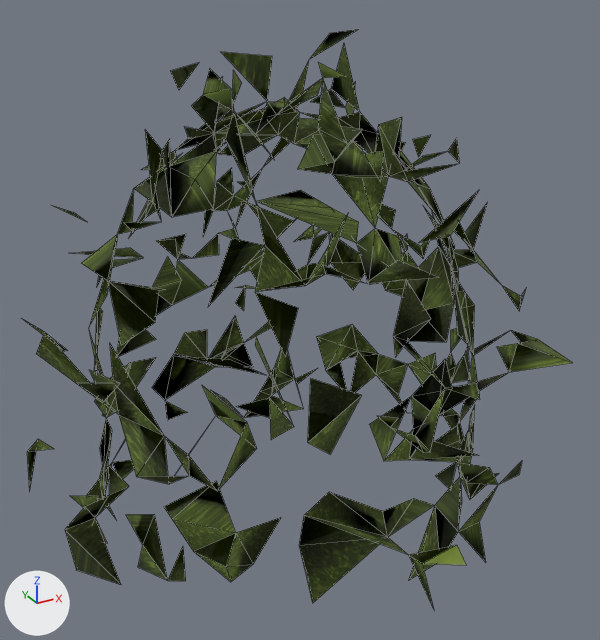
An edit to the glTF model public/assets/models/tripo/bush.glb, drawn before and after from the same camera.
Before and after are seen from a 50 mm camera at (-0.581, -1.119, 0.967) aimed at (0.011, -0.043, 0.429). Arrows for +X, +Y and +Z are at lower left; the lights stay in place. The picture after the commit comes second. Mesh edges are drawn as thin lines. Where no turn or scale is listed for an object, it has been applied to the vertices. Vertices at exactly the same position are counted once.

Before the edit, the objects in view are built like this:
```python
me_tripo_mesh_d30353a6_3213_4df1_951e_bf0dc3fd0e3e = bpy.data.meshes.new('tripo_mesh_d30353a6-3213-4df1-951e-bf0dc3fd0e3e')
me_tripo_mesh_d30353a6_3213_4df1_951e_bf0dc3fd0e3e.from_pydata(...)  # 519 vertices, 526 faces; spans x -0.428..0.428, y -0.429..0.429, z -0.414..0.414
me_tripo_mesh_d30353a6_3213_4df1_951e_bf0dc3fd0e3e.materials.append(mat_tripo_mat_d30353a6_3213_4df1_951e_bf0dc3fd0e3e)
ob_tripo_node_d30353a6_3213_4df1_951e_bf0dc3fd0e3e = bpy.data.objects.new('tripo_node_d30353a6-3213-4df1-951e-bf0dc3fd0e3e', me_tripo_mesh_d30353a6_3213_4df1_951e_bf0dc3fd0e3e)
ob_tripo_node_d30353a6_3213_4df1_951e_bf0dc3fd0e3e.location = (-0.005, -0.025, 0.45)
```
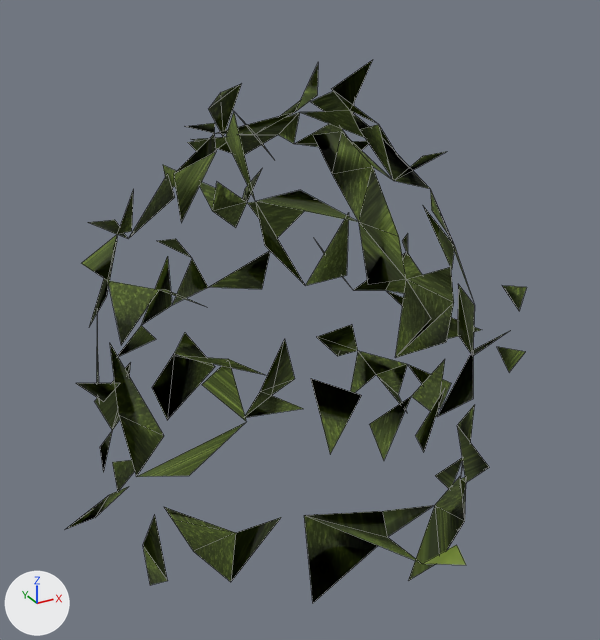
Where the newer file only moved an object's origin or applied its transform, the numbers keep the older frame.

Location of each change, [x1, y1, x2, y2] in pixels of the pictures (600 x 640 px):
'tripo_node_d30353a6-3213-4df1-951e-bf0dc3fd0e3e', reshaped (16% narrower, 6% shorter): before [23, 29, 573, 609]; after [66, 60, 527, 603]
part 1 of me_tripo_mesh_d30353a6_3213_4df1_951e_bf0dc3fd0e3e, deleted: before [27, 63, 479, 490]
part 2 of me_tripo_mesh_d30353a6_3213_4df1_951e_bf0dc3fd0e3e, cut back: before [23, 29, 573, 609]; after [88, 60, 525, 554]
part 3 of me_tripo_mesh_d30353a6_3213_4df1_951e_bf0dc3fd0e3e, deleted: before [52, 205, 85, 221]
part 4 of me_tripo_mesh_d30353a6_3213_4df1_951e_bf0dc3fd0e3e, surface changed: [113, 112, 335, 580] in both

What changed in the scene script:
```text
Change me_tripo_mesh_d30353a6_3213_4df1_951e_bf0dc3fd0e3e:
    used by ob_tripo_node_d30353a6_3213_4df1_951e_bf0dc3fd0e3e; location = (-0.005, -0.025, 0.45)
    remove me_tripo_mesh_d30353a6_3213_4df1_951e_bf0dc3fd0e3e.from_pydata(...)  # 519 vertices, 526 faces; spans x -0.428..0.428, y -0.429..0.429, z -0.414..0.414
    add me_tripo_mesh_d30353a6_3213_4df1_951e_bf0dc3fd0e3e.from_pydata(...)  # 231 vertices, 151 faces; spans x -0.384..0.435, y -0.429..0.429, z -0.414..0.385
    me_tripo_mesh_d30353a6_3213_4df1_951e_bf0dc3fd0e3e part 1: 8 loose pieces with 31 vertices, spanning x -0.428..0.311, y -0.344..0.304, z -0.229..0.372, are deleted
    me_tripo_mesh_d30353a6_3213_4df1_951e_bf0dc3fd0e3e part 2: 4 vertices moved from x -0.3..0.141, y -0.07..0.243, z -0.407..0.392 to x -0.288..0.144, y -0.089..0.223, z -0.414..0.374; 274 vertices removed from x -0.403..0.428, y -0.417..0.425, z -0.411..0.414; 19 vertices added at x -0.279..0.435, y -0.293..0.306, z -0.348..0.292
    me_tripo_mesh_d30353a6_3213_4df1_951e_bf0dc3fd0e3e part 3: 2 vertices removed from x -0.303..-0.278, y 0.18..0.225, z 0.149..0.153
    me_tripo_mesh_d30353a6_3213_4df1_951e_bf0dc3fd0e3e part 4: 7 kept faces spanning x -0.288..0.115, y -0.221..0.277, z -0.414..0.324 get new texture (UV) coordinates
```
